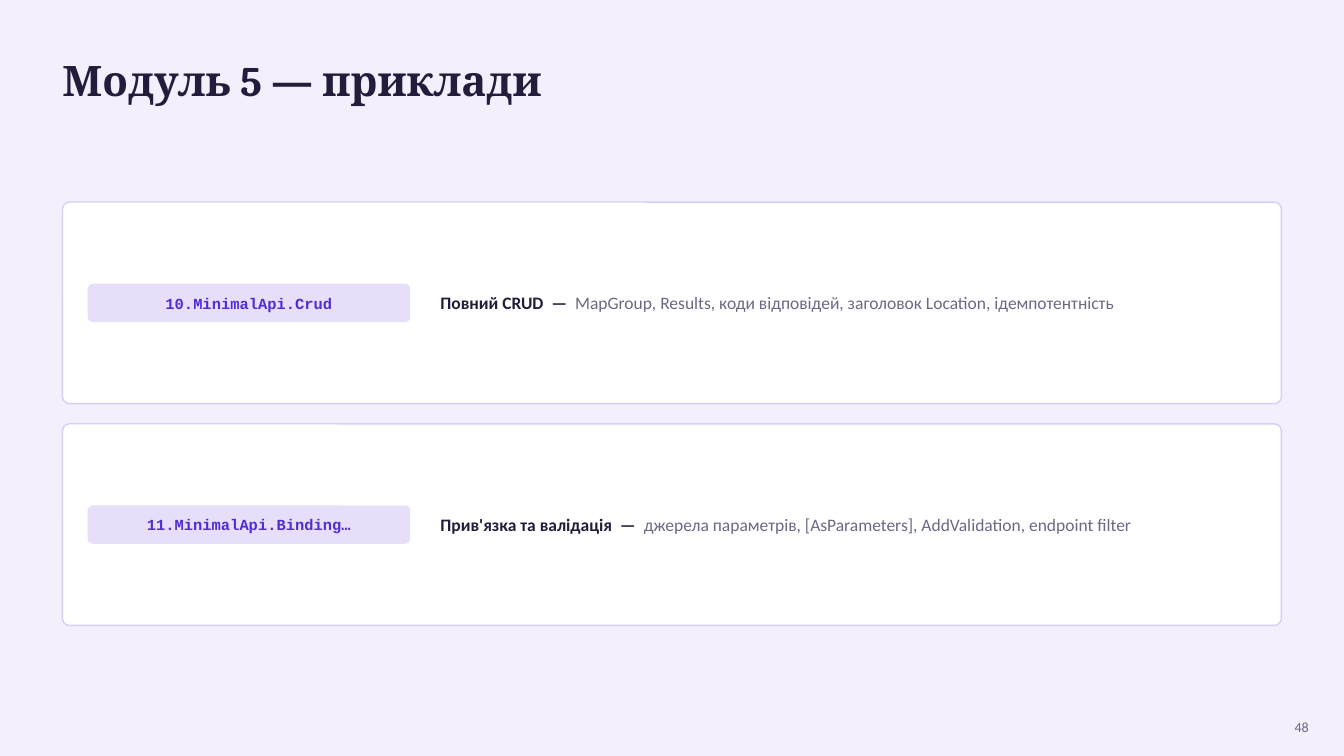
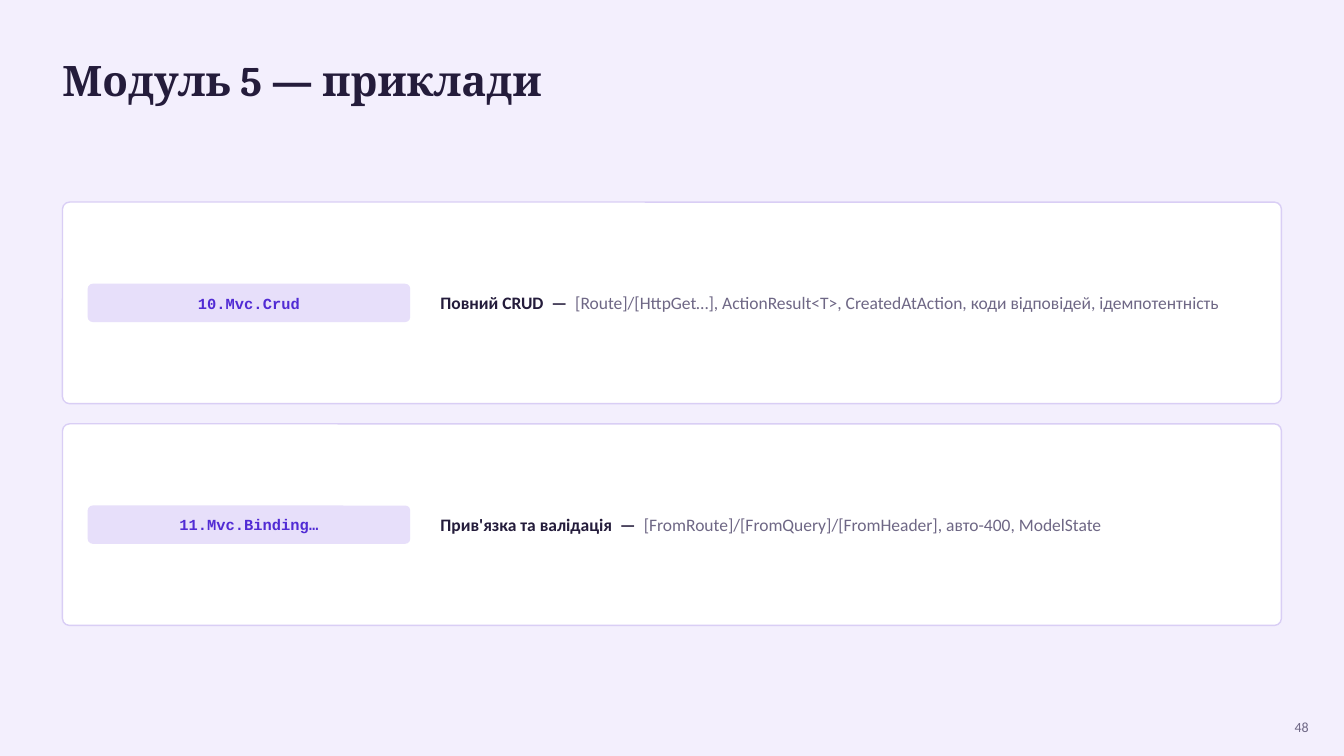
Before and after one commit to MrTomkaYurii/AspNet-Basics, a slide deck: slide 48 of docs/Основи ASP.NET Core — лекція.pptx. Drawn at 1344x756 pixels with LibreOffice and Linux fonts; fonts in the diff are those of the drawing. Boxes give left, top, right and bottom in pixels: in the first picture for what was removed or moved away, otherwise in the second. Text is boxed around its words. In the diff, an @@ line names an element or a change of style, - is before the commit and + after.

```diff
--- a/docs/Основи ASP.NET Core — лекція.pptx
+++ b/docs/Основи ASP.NET Core — лекція.pptx
@@ text at (198,298,300,309): text changed @@
-10.MinimalApi.Crud
+10.Mvc.Crud
@@ text at (440,296,1218,312): text changed @@
-Повний CRUD — MapGroup, Results, коди відповідей, заголовок Location, ідемпотентність
+Повний CRUD — [Route]/[HttpGet…], ActionResult<T>, CreatedAtAction, коди відповідей, ідемпотентність
@@ text at (179,519,318,533): text changed @@
-11.MinimalApi.Binding…
+11.Mvc.Binding…
@@ text at (440,518,1101,534): text changed @@
-Прив'язка та валідація — джерела параметрів, [AsParameters], AddValidation, endpoint filter
+Прив'язка та валідація — [FromRoute]/[FromQuery]/[FromHeader], авто-400, ModelState
```
Also in this commit, not shown: 17 other slides changed, 2 slides added, 2 slides removed, 50 other files.
